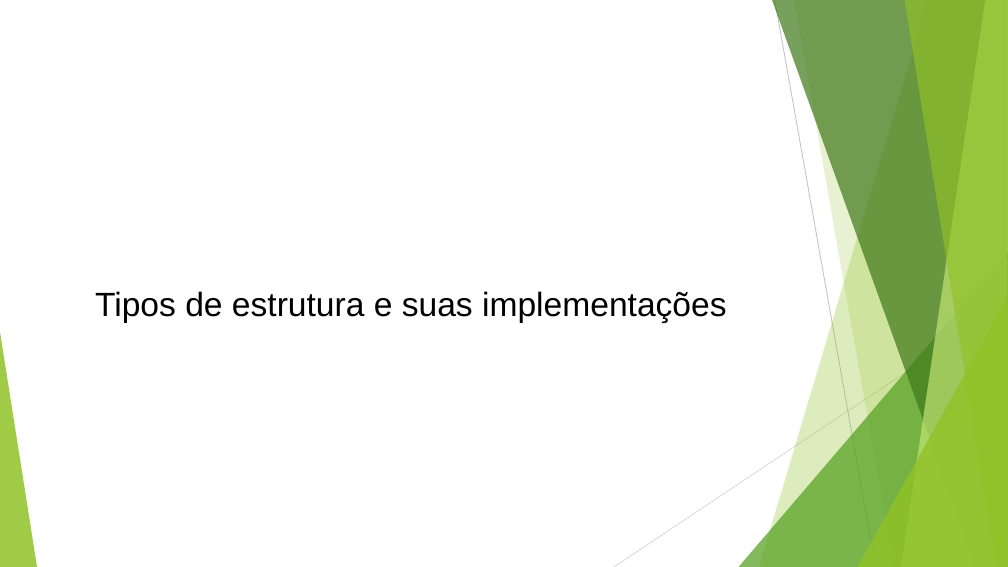
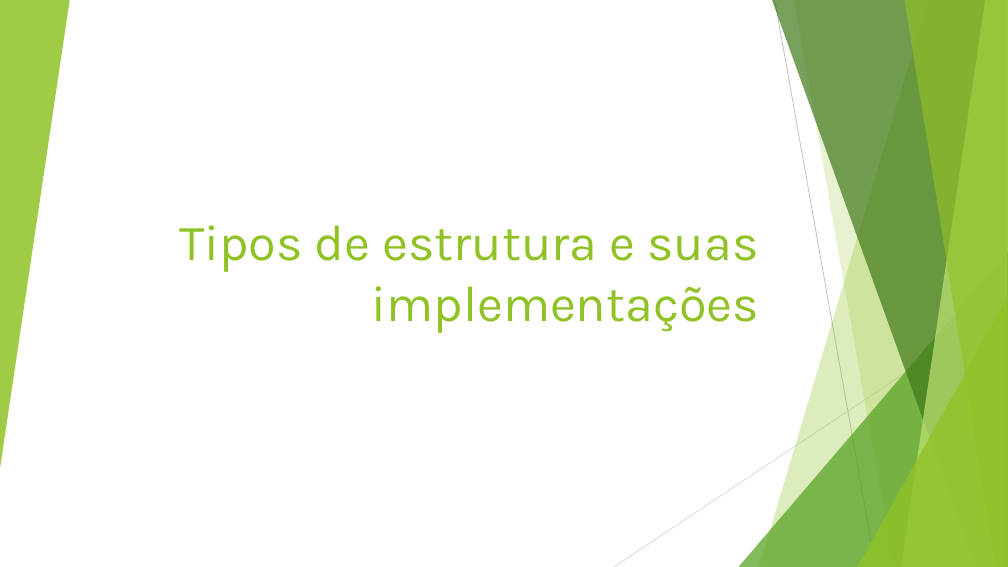
Before and after one commit to profdouglasifsp/LOG-estruturasDeDecisao, a slide deck: slide 11 of logicaDeProgramacaoEstruturasDeDecisao.odp. Drawn at 1008x567 pixels with LibreOffice and Linux fonts; fonts in the diff are those of the drawing. Boxes give left, top, right and bottom in pixels: in the first picture for what was removed or moved away, otherwise in the second. Text is boxed around its words. In the diff, an @@ line names an element or a change of style, - is before the commit and + after.

```diff
--- a/logicaDeProgramacaoEstruturasDeDecisao.odp
+++ b/logicaDeProgramacaoEstruturasDeDecisao.odp
@@ freeform shape added at <box>0,0,70,469</box>, fill #90C226 at 85% opacity @@
@@ title "Tipos de estrutura e suas ...": place and size @@
-title "Tipos de estrutura e suas ..." at <box>95,291,727,323</box>
+title "Tipos de estrutura e suas ..." at <box>179,225,759,333</box>
@@ title "Tipos de estrutura e suas ..." at <box>179,225,759,333</box>: size 32 to 48 pt, font Arial to Karla, text colour #000000 to #90C226; alignment centre to right; vertical alignment middle to bottom @@
@@ freeform shape removed at <box>0,332,37,567</box> @@
```
Also in this commit, not shown: 7 other slides changed, 1 slide added, 3 other files.
